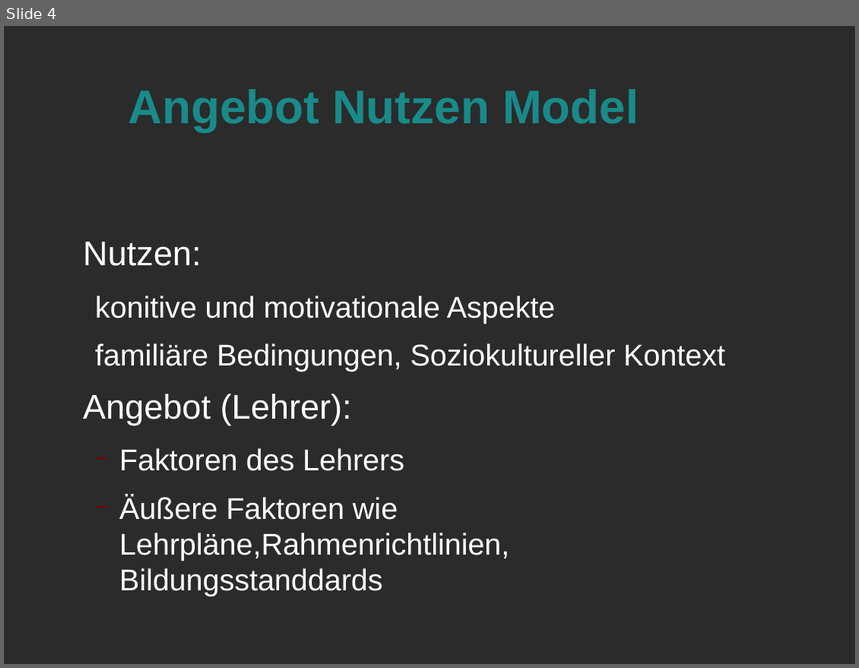
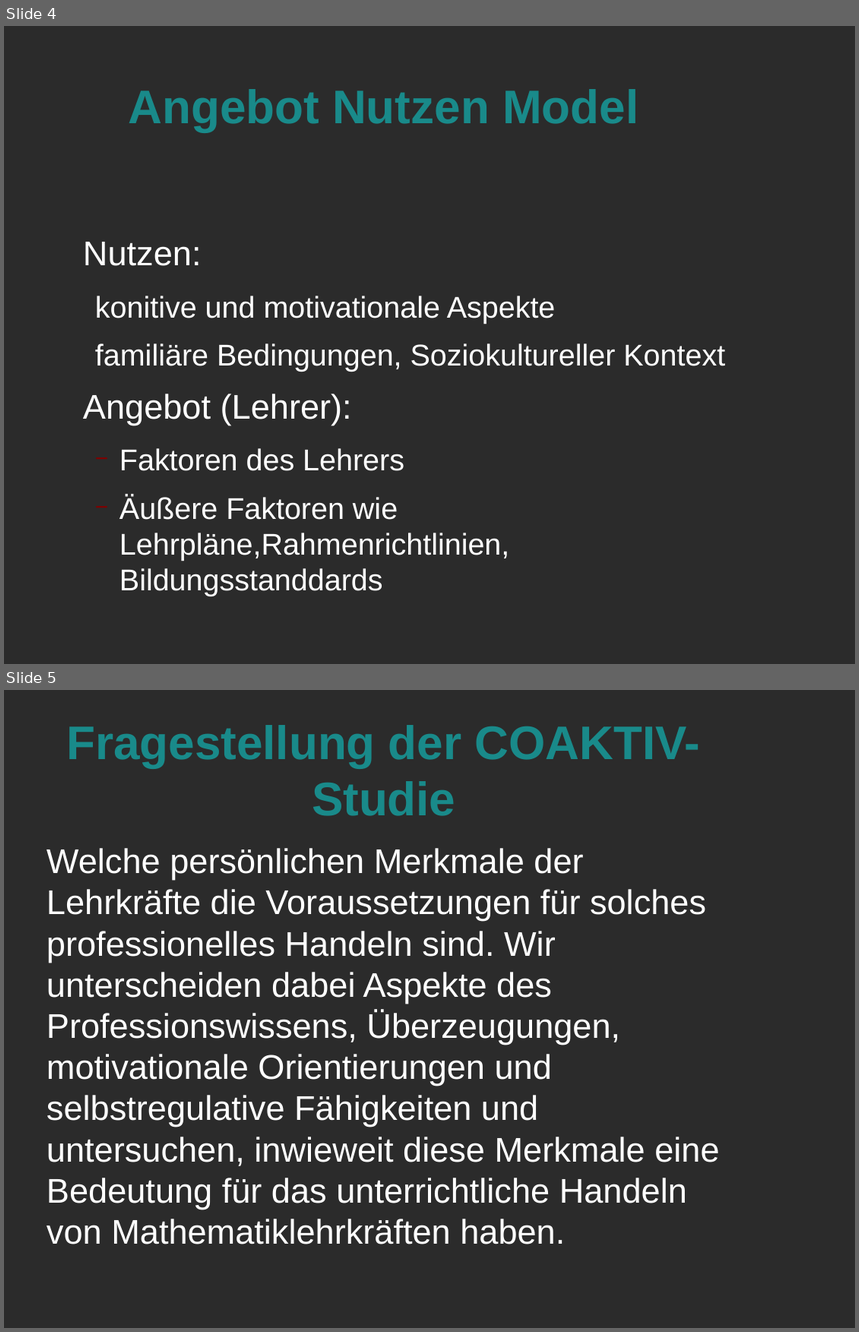
Before and after one commit to LorenzMueller/SS19, a slide deck: Mathe Didaktik/Präsentation.odp. Shown one above the other, each under a label of ours: slide 4 before the commit, slides 4 and 5 after it. The pictures are 859x668 and 859x1332 pixels, drawn with LibreOffice and Linux fonts; fonts in the diff are those of the drawing; background and template pictures are left out; a plain dark background stands for a picture behind light text. Boxes give left, top, right and bottom in pixels: in the first picture for what was removed or moved away, otherwise in the second. Text is boxed around its words. In the diff, an @@ line names an element or a change of style, - is before the commit and + after.

```diff
--- a/Mathe Didaktik/Präsentation.odp
+++ b/Mathe Didaktik/Präsentation.odp
@@ slide 5 added at [4,690,855,1328], background picture (left out) @@
@@ title added at [66,725,701,816], 44 pt, text #198A8A, bold @@
+Fragestellung der COAKTIV-Studie
@@ text added at [47,848,719,1245], 32 pt, text #FFFFFF @@
+Welche persönlichen Merkmale der Lehrkräfte die Voraussetzungen für solches professionelles Handeln sind. Wir unterscheiden dabei Aspekte des Professionswissens, Überzeugungen, motivationale Orientierungen und selbstregulative Fähigkeiten und untersuchen, inwieweit diese Merkmale eine Bedeutung für das unterrichtliche Handeln von Mathematiklehrkräften haben.
```
Also in this commit, not shown: 1 slide changed, 8 other slides added, 1 slide removed, 4 other files.
